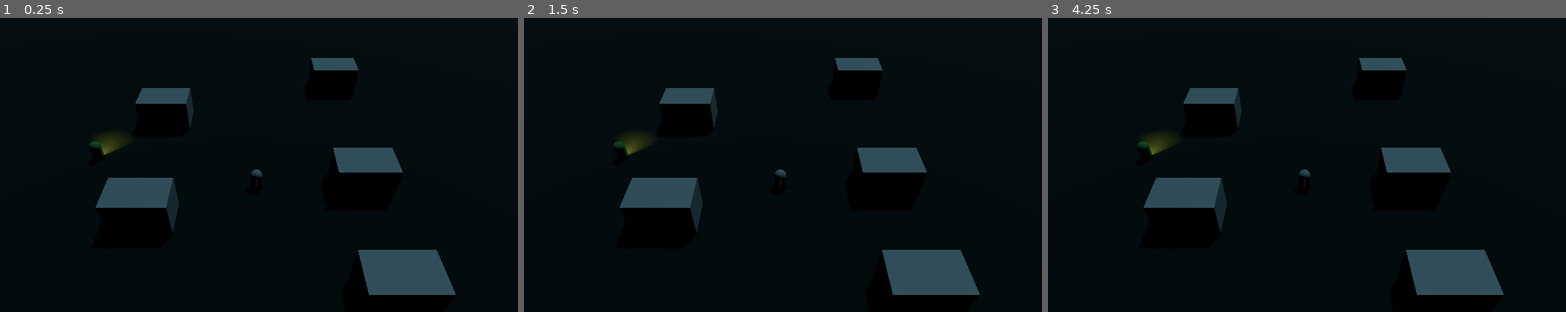
Above: before the commit, frames 1-3 (left to right).
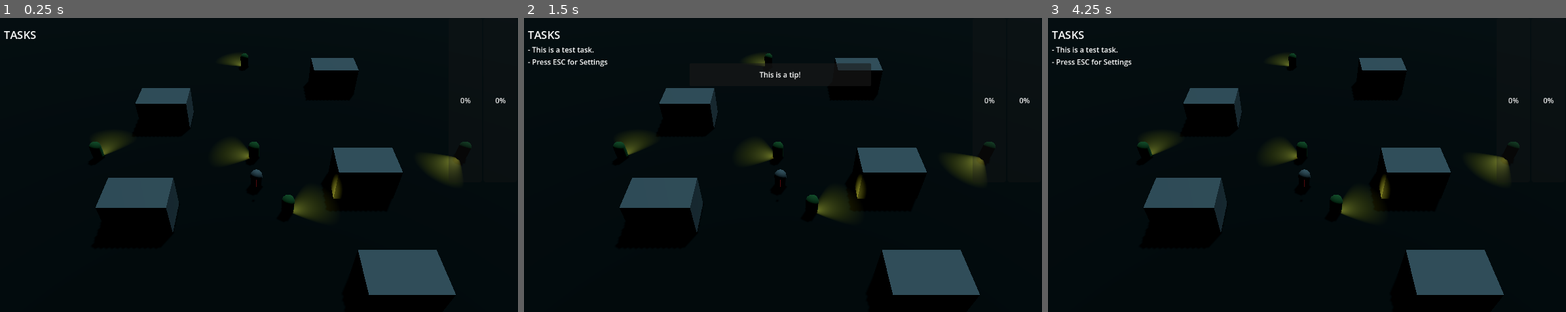
Above: after the commit, the same moments.

Repository: Fredzer0/McGameJam2026
Game: Godot game, scene res://levels/FredScene.tscn
The game is run twice, just before and just after one commit, with the same random seed, the same clock (stepped at 60 frames per second) and the same inputs. This scene is started directly instead of the project's main scene.
Inputs (mouse positions are in pixels of both pictures, inside the frame that each line leads up to):
- Up to frame 1 (0.25 s): no input
- Up to frame 2 (1.5 s): tap Enter (ui_accept) at 0.5, 0.6, 0.77, 1.07, 1.25 s; move the mouse to (896, 150) at 0.52 s; hold Right (ui_right) 0.53-1.28 s; move the mouse to (674, 179) at 1.27 s; hold Down (ui_down) from 1.28 s (still down); tap Shift (dash) at 1.35 s
- Up to frame 3 (4.25 s): tap Enter (ui_accept) at 1.52, 1.55, 1.82, 2, 2.1, 2.75, 3.02, 3.05, 3.32, 3.5, 3.6, 3.77, 4.07 s; move the mouse to (1358, 100) at 2.02 s; release Down (ui_down) at 2.03 s; hold Right (ui_right) 2.03-2.78 s; move the mouse to (1275, 223) at 2.77 s; hold Up (ui_up) 2.78-3.53 s; tap Shift (dash) at 2.85 s; move the mouse to (1462, 209) at 3.52 s; hold Left (ui_left) from 3.53 s (still down)

The runs differ from the first frame. In frame 1, 1.6% of the frame differs, in the area x 0-98%, y 4-68%; in frame 2, 2.1%; in frame 3, 1.8%.

Commit message:
First version of HUD bars

Diff:
--- /dev/null
+++ b/Scripts/mana_bar.gd
@@ -0,0 +1,14 @@
+extends ProgressBar
+
+var player;
+
+# Called when the node enters the scene tree for the first time.
+func _ready() -> void:
+	player = get_tree().get_first_node_in_group("player");
+
+
+
+# Called every frame. 'delta' is the elapsed time since the previous frame.
+func _process(delta: float) -> void:
+	#value = player.currentMana;
+	pass
--- /dev/null
+++ b/Scripts/panic_bar.gd
@@ -0,0 +1,14 @@
+extends ProgressBar
+
+var suspicionDirector;
+
+# Called when the node enters the scene tree for the first time.
+func _ready() -> void:
+	suspicionDirector = get_tree().get_first_node_in_group("suspicionDirector");
+
+
+
+# Called every frame. 'delta' is the elapsed time since the previous frame.
+func _process(delta: float) -> void:
+	value = suspicionDirector.currentPanic;
+	pass
--- /dev/null
+++ b/entities/player/Mana.gd
@@ -0,0 +1,28 @@
+extends CharacterBody3D
+
+
+const SPEED = 5.0
+const JUMP_VELOCITY = 4.5
+
+
+func _physics_process(delta: float) -> void:
+	# Add the gravity.
+	if not is_on_floor():
+		velocity += get_gravity() * delta
+
+	# Handle jump.
+	if Input.is_action_just_pressed("ui_accept") and is_on_floor():
+		velocity.y = JUMP_VELOCITY
+
+	# Get the input direction and handle the movement/deceleration.
+	# As good practice, you should replace UI actions with custom gameplay actions.
+	var input_dir := Input.get_vector("ui_left", "ui_right", "ui_up", "ui_down")
+	var direction := (transform.basis * Vector3(input_dir.x, 0, input_dir.y)).normalized()
+	if direction:
+		velocity.x = direction.x * SPEED
+		velocity.z = direction.z * SPEED
+	else:
+		velocity.x = move_toward(velocity.x, 0, SPEED)
+		velocity.z = move_toward(velocity.z, 0, SPEED)
+
+	move_and_slide()
--- a/levels/FredScene.tscn
+++ b/levels/FredScene.tscn
@@ -5,6 +5,7 @@
 [ext_resource type="PackedScene" uid="uid://whl2a2p8t4r5" path="res://entities/enemies/npc.tscn" id="2_t0f4b"]
 [ext_resource type="PackedScene" path="res://entities/player/Player.tscn" id="3_hbm7b"]
 [ext_resource type="Script" uid="uid://hnap8lcnuimj" path="res://Scripts/suspicion_director.gd" id="5_0mfq7"]
+[ext_resource type="PackedScene" uid="uid://b5x8y1n2m3q1" path="res://ui/hud/HUD.tscn" id="6_57md5"]
 
 [sub_resource type="Environment" id="Environment_g4tst"]
 background_mode = 1
@@ -61,6 +62,18 @@
 [node name="NPC" parent="Enemies" unique_id=2091204191 instance=ExtResource("2_t0f4b")]
 transform = Transform3D(0.1432853, 0, 0.9896814, 0, 1, 0, -0.9896814, 0, 0.1432853, -14.828926, 1.397454, -3.7148848)
 
+[node name="NPC2" parent="Enemies" unique_id=968488436 instance=ExtResource("2_t0f4b")]
+transform = Transform3D(-0.9471935, 0, 0.32066256, 0, 1, 0, -0.32066256, 0, -0.9471935, -0.22622299, 1.397454, -3.7148848)
+
+[node name="NPC3" parent="Enemies" unique_id=685017053 instance=ExtResource("2_t0f4b")]
+transform = Transform3D(0.9494145, 0, 0.3140257, 0, 1, 0, -0.3140257, 0, 0.9494145, 2.4966173, 1.397454, 2.864025)
+
+[node name="NPC4" parent="Enemies" unique_id=1609255914 instance=ExtResource("2_t0f4b")]
+transform = Transform3D(-0.5829989, 0.0049982327, 0.81245756, 0.0071337693, 0.999974, -0.0010328216, -0.8124416, 0.005193752, -0.5830193, -1.536746, 1.397454, -21.591652)
+
+[node name="NPC5" parent="Enemies" unique_id=1040559120 instance=ExtResource("2_t0f4b")]
+transform = Transform3D(-0.8761133, 0, -0.4821054, 0, 1, 0, 0.4821054, 0, -0.8761133, 19.192307, 1.397454, -3.7148848)
+
 [node name="Player" parent="." unique_id=253799011 groups=["player"] instance=ExtResource("3_hbm7b")]
 transform = Transform3D(1, 0, 0, 0, 1, 0, 0, 0, 1, 0, 1.3858306, 0)
 
@@ -68,3 +81,5 @@
 
 [node name="SuspicionDirector" type="Node3D" parent="Systems" unique_id=851241639 groups=["suspicionDirector"]]
 script = ExtResource("5_0mfq7")
+
+[node name="HUD" parent="." unique_id=1053323662 instance=ExtResource("6_57md5")]
--- a/ui/hud/HUD.tscn
+++ b/ui/hud/HUD.tscn
@@ -1,30 +1,32 @@
 [gd_scene format=3 uid="uid://b5x8y1n2m3q1"]
 
-[ext_resource type="Script" path="res://ui/hud/hud.gd" id="1_hud"]
+[ext_resource type="Script" uid="uid://cnb7mi6rs4ya7" path="res://ui/hud/hud.gd" id="1_hud"]
 [ext_resource type="PackedScene" uid="uid://cdxokteuc1hu5" path="res://ui/menus/SettingsMenu.tscn" id="2_settings"]
+[ext_resource type="Script" uid="uid://uajey1mjdhtd" path="res://Scripts/panic_bar.gd" id="3_fdx20"]
+[ext_resource type="Script" uid="uid://b8di0xlxa26yo" path="res://Scripts/mana_bar.gd" id="4_ttn8j"]
 
-[node name="HUD" type="CanvasLayer"]
+[node name="HUD" type="CanvasLayer" unique_id=999043377]
 script = ExtResource("1_hud")
 
-[node name="TasksMargin" type="MarginContainer" parent="."]
+[node name="TasksMargin" type="MarginContainer" parent="." unique_id=2029701175]
 offset_right = 300.0
 offset_bottom = 200.0
 theme_override_constants/margin_left = 20
 theme_override_constants/margin_top = 20
 
-[node name="VBox" type="VBoxContainer" parent="TasksMargin"]
+[node name="VBox" type="VBoxContainer" parent="TasksMargin" unique_id=1093096693]
 layout_mode = 2
 
-[node name="Title" type="Label" parent="TasksMargin/VBox"]
+[node name="Title" type="Label" parent="TasksMargin/VBox" unique_id=352722833]
 layout_mode = 2
 theme_override_font_sizes/font_size = 24
 text = "TASKS"
 
-[node name="TaskContainer" type="VBoxContainer" parent="TasksMargin/VBox"]
+[node name="TaskContainer" type="VBoxContainer" parent="TasksMargin/VBox" unique_id=1286780550]
 unique_name_in_owner = true
 layout_mode = 2
 
-[node name="TipPanel" type="PanelContainer" parent="."]
+[node name="TipPanel" type="PanelContainer" parent="." unique_id=1596062403]
 unique_name_in_owner = true
 anchors_preset = 5
 anchor_left = 0.5
@@ -35,18 +37,46 @@
 offset_bottom = 150.0
 grow_horizontal = 2
 
-[node name="Margin" type="MarginContainer" parent="TipPanel"]
+[node name="Margin" type="MarginContainer" parent="TipPanel" unique_id=557703706]
 layout_mode = 2
 theme_override_constants/margin_left = 10
 theme_override_constants/margin_top = 10
 theme_override_constants/margin_right = 10
 theme_override_constants/margin_bottom = 10
 
-[node name="TipLabel" type="Label" parent="TipPanel/Margin"]
+[node name="TipLabel" type="Label" parent="TipPanel/Margin" unique_id=1611246560]
 unique_name_in_owner = true
 layout_mode = 2
 text = "This is a helpful tip!"
 horizontal_alignment = 1
 
-[node name="SettingsMenu" parent="." instance=ExtResource("2_settings")]
+[node name="SettingsMenu" parent="." unique_id=441645645 instance=ExtResource("2_settings")]
 visible = false
+
+[node name="BarsMargin" type="MarginContainer" parent="." unique_id=710418480]
+anchors_preset = -1
+anchor_left = 0.96500003
+anchor_right = 0.96500003
+offset_left = -35.680054
+offset_right = 38.319946
+offset_bottom = 362.0
+
+[node name="PanicBar" type="ProgressBar" parent="BarsMargin" unique_id=251381569]
+layout_mode = 2
+size_flags_vertical = 1
+fill_mode = 3
+script = ExtResource("3_fdx20")
+
+[node name="BarsMargin2" type="MarginContainer" parent="." unique_id=1371872423]
+anchors_preset = -1
+anchor_left = 0.966
+anchor_right = 0.966
+offset_left = -113.83203
+offset_right = -39.83203
+offset_bottom = 362.0
+
+[node name="ManaBar" type="ProgressBar" parent="BarsMargin2" unique_id=615128389]
+layout_mode = 2
+size_flags_vertical = 1
+fill_mode = 3
+script = ExtResource("4_ttn8j")
Not shown, added: Scripts/mana_bar.gd.uid
Not shown, added: Scripts/panic_bar.gd.uid
Not shown, added: entities/player/Mana.gd.uid
